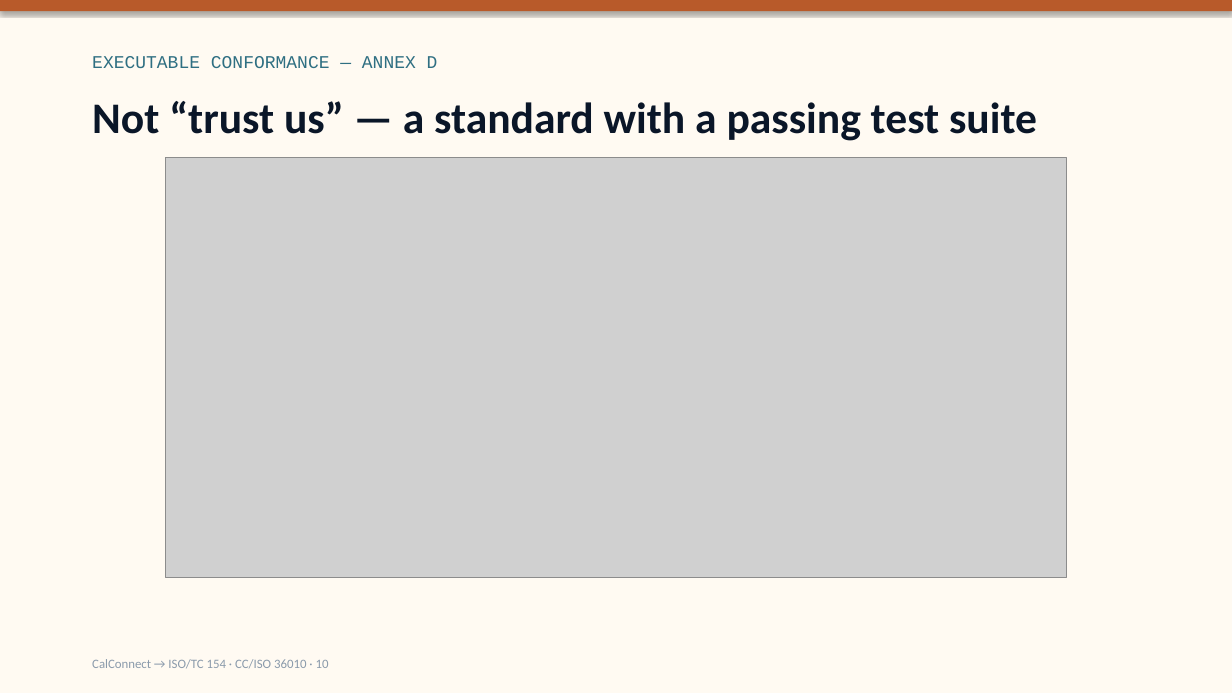
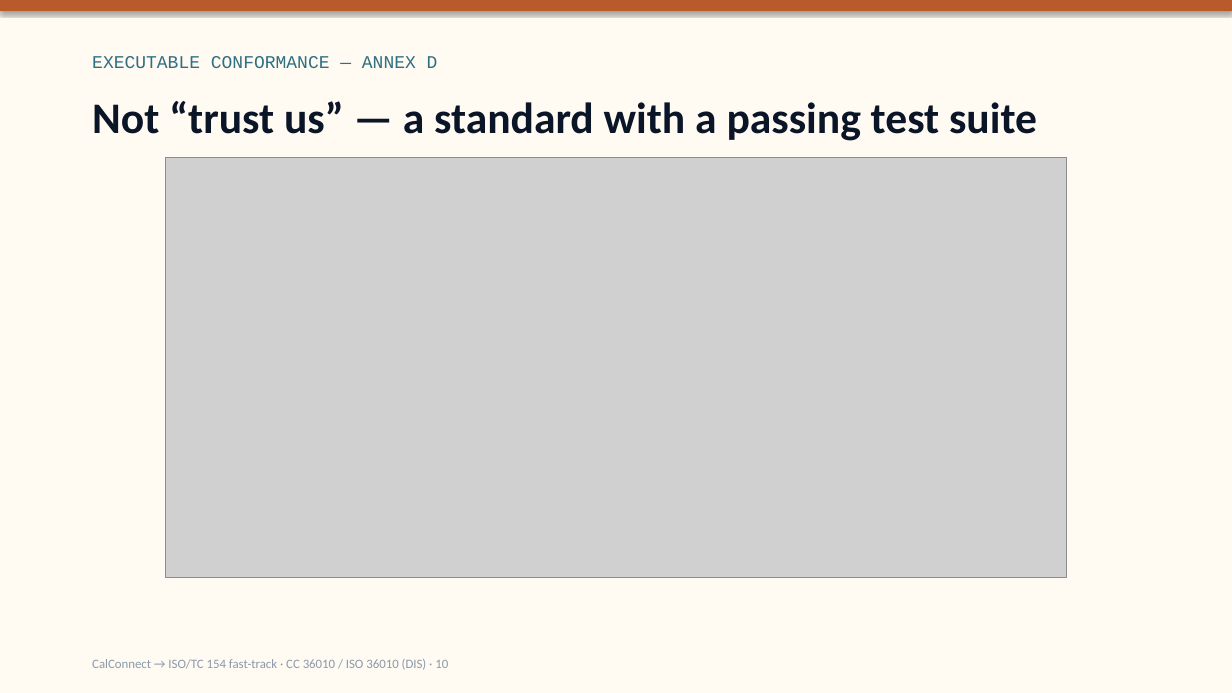
Before and after one commit to CalConnect/cc-lightweight-doc, a slide deck: slide 10 of presentations/lightweight-doc-tc154-dis-proposal.pptx. Drawn at 1232x693 pixels with LibreOffice and Linux fonts; fonts in the diff are those of the drawing; grey boxes stand for pictures. Boxes give left, top, right and bottom in pixels: in the first picture for what was removed or moved away, otherwise in the second. Text is boxed around its words. In the diff, an @@ line names an element or a change of style, - is before the commit and + after.

```diff
--- a/presentations/lightweight-doc-tc154-dis-proposal.pptx
+++ b/presentations/lightweight-doc-tc154-dis-proposal.pptx
@@ text at <box>92,659,448,670</box>: text changed @@
-CalConnect → ISO/TC 154 · CC/ISO 36010 · 10
+CalConnect → ISO/TC 154 fast-track · CC 36010 / ISO 36010 (DIS) · 10
```
Also in this commit, not shown: 11 other slides changed, 10 other files.
